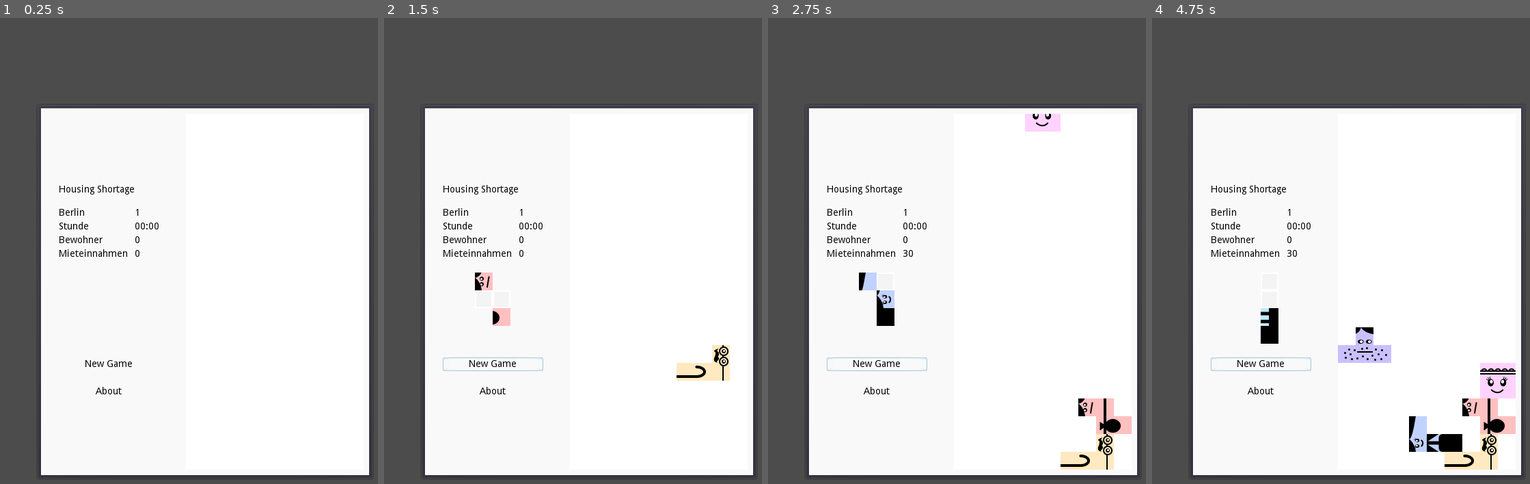
Above: before the commit, frames 1-4 (left to right).
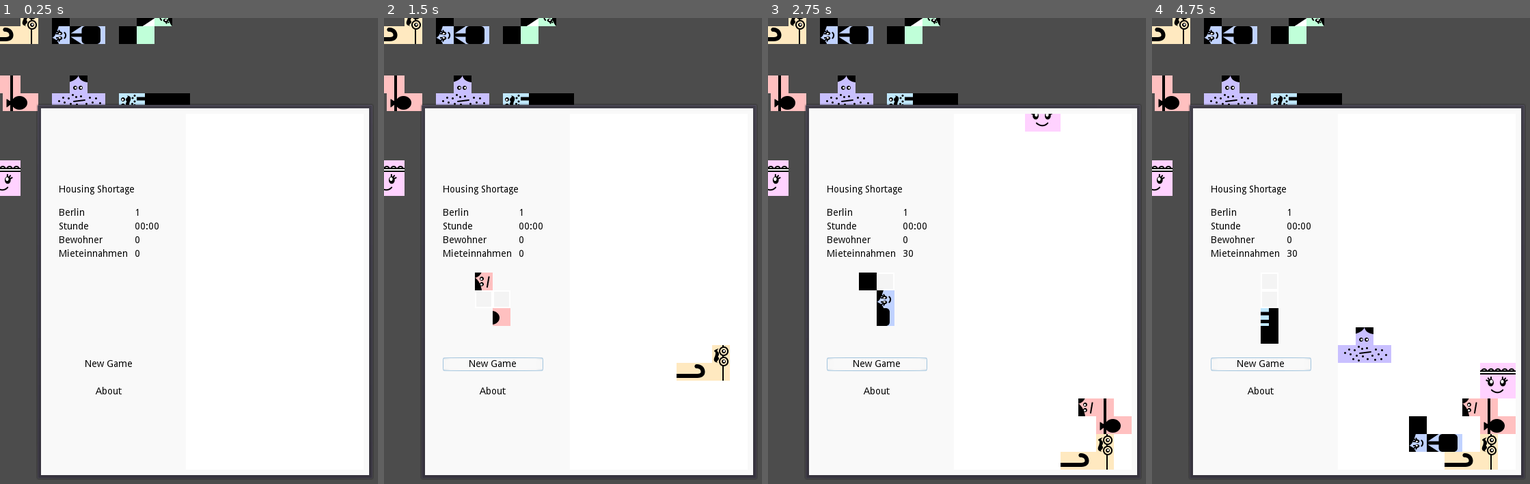
Above: after the commit, the same moments.

Repository: brunibrun/CodingPrecarity
Game: Godot game, scene res://Main.tscn
The game is run twice, just before and just after one commit, with the same random seed, the same clock (stepped at 60 frames per second) and the same inputs. Sound files missing from this copy of the repository are replaced by a short silence.
Inputs:
- Up to frame 1 (0.25 s): no input
- Up to frame 2 (1.5 s): click "New Game" at 0.5 s; tap Enter (ui_accept) at 1.25 s; hold Right (ui_right) from 1.28 s (still down)
- Up to frame 3 (2.75 s): tap Enter (ui_accept) at 1.52, 2, 2.27 s; release Right (ui_right) at 2.03 s; hold Down (ui_down) from 2.03 s (still down)
- Up to frame 4 (4.75 s): release Down (ui_down) at 2.78 s; hold Right (ui_right) 2.78-3.53 s; tap Enter (ui_accept) at 3.5, 3.77, 4.52 s; hold Up (ui_up) 3.53-4.28 s; hold Left (ui_left) from 4.28 s (still down)

The runs differ from the first frame. In frame 1, 3.6% of the frame differs, in the area x 0-51%, y 0-39%; in frame 2, 3.6%; in frame 3, 3.9%; in frame 4, 4.0%, in the area x 0-95%, y 0-97%.

Commit message:
final tetromino picture

Diff:
--- a/Shapes.tscn
+++ b/Shapes.tscn
@@ -2,10 +2,10 @@
 
 [ext_resource path="res://Shapes.gd" type="Script" id=1]
 [ext_resource path="res://tile.png" type="Texture" id=2]
-[ext_resource path="res://shape_pictures/pension_1.png" type="Texture" id=3]
-[ext_resource path="res://shape_pictures/pension_4.png" type="Texture" id=4]
-[ext_resource path="res://shape_pictures/pension_3.png" type="Texture" id=5]
-[ext_resource path="res://shape_pictures/pension_2.png" type="Texture" id=6]
+[ext_resource path="res://shape_pictures/wanderer_2.png" type="Texture" id=3]
+[ext_resource path="res://shape_pictures/grandpa_2.png" type="Texture" id=4]
+[ext_resource path="res://shape_pictures/grandpa_4.png" type="Texture" id=5]
+[ext_resource path="res://shape_pictures/bursche_2.png" type="Texture" id=6]
 [ext_resource path="res://shape_pictures/heim_2.png" type="Texture" id=7]
 [ext_resource path="res://shape_pictures/heim_1.png" type="Texture" id=8]
 [ext_resource path="res://shape_pictures/heim_3.png" type="Texture" id=9]
@@ -14,14 +14,14 @@
 [ext_resource path="res://shape_pictures/verkauf_1.png" type="Texture" id=12]
 [ext_resource path="res://shape_pictures/verkauf_4.png" type="Texture" id=13]
 [ext_resource path="res://shape_pictures/verkauf_3.png" type="Texture" id=14]
-[ext_resource path="res://shape_pictures/wander_1.png" type="Texture" id=15]
-[ext_resource path="res://shape_pictures/wander_2.png" type="Texture" id=16]
-[ext_resource path="res://shape_pictures/wander_3.png" type="Texture" id=17]
-[ext_resource path="res://shape_pictures/wander_4.png" type="Texture" id=18]
-[ext_resource path="res://shape_pictures/schlaf_1.png" type="Texture" id=19]
-[ext_resource path="res://shape_pictures/schlaf_2.png" type="Texture" id=20]
-[ext_resource path="res://shape_pictures/schlaf_3.png" type="Texture" id=21]
-[ext_resource path="res://shape_pictures/schlaf_4.png" type="Texture" id=22]
+[ext_resource path="res://shape_pictures/wanderer_4.png" type="Texture" id=15]
+[ext_resource path="res://shape_pictures/bursche_1.png" type="Texture" id=16]
+[ext_resource path="res://shape_pictures/grandpa_1.png" type="Texture" id=17]
+[ext_resource path="res://shape_pictures/grandpa_3.png" type="Texture" id=18]
+[ext_resource path="res://shape_pictures/wanderer_3.png" type="Texture" id=19]
+[ext_resource path="res://shape_pictures/bursche_3.png" type="Texture" id=20]
+[ext_resource path="res://shape_pictures/wanderer_1.png" type="Texture" id=21]
+[ext_resource path="res://shape_pictures/bursche_4.png" type="Texture" id=22]
 [ext_resource path="res://shape_pictures/fabrik_1.png" type="Texture" id=23]
 [ext_resource path="res://shape_pictures/fabrik_2.png" type="Texture" id=24]
 [ext_resource path="res://shape_pictures/fabrik_3.png" type="Texture" id=25]
@@ -32,9 +32,12 @@
 [ext_resource path="res://shape_pictures/maedchen_4.png" type="Texture" id=30]
 
 [node name="Shapes" type="GridContainer"]
-visible = false
 anchor_right = 1.0
 anchor_bottom = 1.0
+margin_left = -21.8283
+margin_top = -14.3248
+margin_right = -21.8282
+margin_bottom = -14.3248
 custom_constants/vseparation = 20
 custom_constants/hseparation = 20
 columns = 3
@@ -44,7 +47,6 @@
 }
 
 [node name="L" type="GridContainer" parent="."]
-editor/display_folded = true
 margin_right = 78.0
 margin_bottom = 78.0
 custom_constants/vseparation = 0
@@ -68,27 +70,27 @@
 margin_left = 52.0
 margin_right = 78.0
 margin_bottom = 26.0
-texture = ExtResource( 3 )
+texture = ExtResource( 17 )
 
 [node name="Cell2" type="TextureRect" parent="L"]
 margin_top = 26.0
 margin_right = 26.0
 margin_bottom = 52.0
+texture = ExtResource( 5 )
+
+[node name="Cell3" type="TextureRect" parent="L"]
+margin_left = 26.0
+margin_top = 26.0
+margin_right = 52.0
+margin_bottom = 52.0
+texture = ExtResource( 18 )
+
+[node name="Cell4" type="TextureRect" parent="L"]
+margin_left = 52.0
+margin_top = 26.0
+margin_right = 78.0
+margin_bottom = 52.0
 texture = ExtResource( 4 )
-
-[node name="Cell3" type="TextureRect" parent="L"]
-margin_left = 26.0
-margin_top = 26.0
-margin_right = 52.0
-margin_bottom = 52.0
-texture = ExtResource( 5 )
-
-[node name="Cell4" type="TextureRect" parent="L"]
-margin_left = 52.0
-margin_top = 26.0
-margin_right = 78.0
-margin_bottom = 52.0
-texture = ExtResource( 6 )
 
 [node name="BlankCell3" type="TextureRect" parent="L"]
 modulate = Color( 1, 1, 1, 0 )
@@ -264,41 +266,41 @@
 [node name="Cell" type="TextureRect" parent="Z"]
 margin_right = 26.0
 margin_bottom = 26.0
+texture = ExtResource( 21 )
+
+[node name="Cell2" type="TextureRect" parent="Z"]
+margin_left = 26.0
+margin_right = 52.0
+margin_bottom = 26.0
+texture = ExtResource( 3 )
+
+[node name="BlankCell" type="TextureRect" parent="Z"]
+modulate = Color( 1, 1, 1, 0 )
+margin_left = 52.0
+margin_right = 78.0
+margin_bottom = 26.0
+texture = ExtResource( 2 )
+
+[node name="BlankCell2" type="TextureRect" parent="Z"]
+modulate = Color( 1, 1, 1, 0 )
+margin_top = 26.0
+margin_right = 26.0
+margin_bottom = 52.0
+texture = ExtResource( 2 )
+
+[node name="Cell3" type="TextureRect" parent="Z"]
+margin_left = 26.0
+margin_top = 26.0
+margin_right = 52.0
+margin_bottom = 52.0
+texture = ExtResource( 19 )
+
+[node name="Cell4" type="TextureRect" parent="Z"]
+margin_left = 52.0
+margin_top = 26.0
+margin_right = 78.0
+margin_bottom = 52.0
 texture = ExtResource( 15 )
-
-[node name="Cell2" type="TextureRect" parent="Z"]
-margin_left = 26.0
-margin_right = 52.0
-margin_bottom = 26.0
-texture = ExtResource( 16 )
-
-[node name="BlankCell" type="TextureRect" parent="Z"]
-modulate = Color( 1, 1, 1, 0 )
-margin_left = 52.0
-margin_right = 78.0
-margin_bottom = 26.0
-texture = ExtResource( 2 )
-
-[node name="BlankCell2" type="TextureRect" parent="Z"]
-modulate = Color( 1, 1, 1, 0 )
-margin_top = 26.0
-margin_right = 26.0
-margin_bottom = 52.0
-texture = ExtResource( 2 )
-
-[node name="Cell3" type="TextureRect" parent="Z"]
-margin_left = 26.0
-margin_top = 26.0
-margin_right = 52.0
-margin_bottom = 52.0
-texture = ExtResource( 17 )
-
-[node name="Cell4" type="TextureRect" parent="Z"]
-margin_left = 52.0
-margin_top = 26.0
-margin_right = 78.0
-margin_bottom = 52.0
-texture = ExtResource( 18 )
 
 [node name="BlankCell3" type="TextureRect" parent="Z"]
 modulate = Color( 1, 1, 1, 0 )
@@ -342,7 +344,7 @@
 margin_left = 26.0
 margin_right = 52.0
 margin_bottom = 26.0
-texture = ExtResource( 19 )
+texture = ExtResource( 16 )
 
 [node name="BlankCell2" type="TextureRect" parent="T"]
 modulate = Color( 1, 1, 1, 0 )
@@ -355,14 +357,14 @@
 margin_top = 26.0
 margin_right = 26.0
 margin_bottom = 52.0
+texture = ExtResource( 6 )
+
+[node name="Cell3" type="TextureRect" parent="T"]
+margin_left = 26.0
+margin_top = 26.0
+margin_right = 52.0
+margin_bottom = 52.0
 texture = ExtResource( 20 )
-
-[node name="Cell3" type="TextureRect" parent="T"]
-margin_left = 26.0
-margin_top = 26.0
-margin_right = 52.0
-margin_bottom = 52.0
-texture = ExtResource( 21 )
 
 [node name="Cell4" type="TextureRect" parent="T"]
 margin_left = 52.0
Binary file removed: shape_pictures/Bildschirmfoto 2020-09-17 um 15.29.59.png
Binary file added: shape_pictures/bursche_1.png
Binary file added: shape_pictures/bursche_2.png
Binary file added: shape_pictures/bursche_3.png
Renamed: shape_pictures/schlaf_4.png -> shape_pictures/bursche_4.png
Binary file changed: shape_pictures/fabrik_4.png
Binary file added: shape_pictures/figuren_overview.png
Renamed: shape_pictures/pension_1.png -> shape_pictures/grandpa_1.png
Renamed: shape_pictures/pension_2.png -> shape_pictures/grandpa_2.png
Binary file added: shape_pictures/grandpa_3.png
Binary file added: shape_pictures/grandpa_4.png
Binary file changed: shape_pictures/heim_1.png
(and 21 more such lines)
